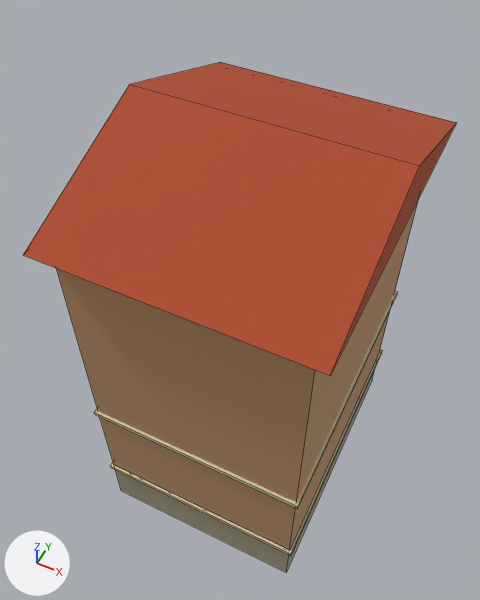
The Blender file assets/environment/city_square/sources/narrow_house.blend as it was, and as the next commit left it.
Rendered twice from a 50 mm lens placed at (5.03, -11.23, 19.86), pointed at (-0.59, 0.01, 5.81). Lighting does not change. The marker at lower left points along +X, +Y and +Z. The older version comes first. Mesh edges are drawn as thin lines.

The older version as bpy lines, for what is in view:
```python
me_stonefoundation = bpy.data.meshes.new('StoneFoundation')
me_stonefoundation.from_pydata(...)  # a box spanning x -3.0..3.0, y -4.0..4.0, z -0.9..0.9
me_stonefoundation.materials.append(mat_city_stone)  # beige #aba387
me_stuccowalls = bpy.data.meshes.new('StuccoWalls')
me_stuccowalls.from_pydata(...)  # a box spanning x -3.0..3.0, y -4.0..4.0, z 0.8..10.2
me_stuccowalls.materials.append(mat_city_plaster)  # brown #c2966e
me_terracottaroof = bpy.data.meshes.new('TerracottaRoof')
me_terracottaroof.from_pydata(...)  # 6 vertices, 5 faces; spans x -3.4..3.4, y -4.4..4.4, z 10.2..11.8
me_terracottaroof.materials.append(mat_city_roof)  # brown #b04a29
# before: 0 (-3.4, 4.4, 10.2) at pixel (220, 62), 1 (3.4, 4.4, 10.2) at pixel (456, 122), 2 (-3.4, -4.4, 10.2) at pixel (23, 255), 3 (3.4, -4.4, 10.2) at pixel (330, 375), 4 (-3.4, 0.0, 11.8) at pixel (129, 84)
# before: 5 (3.4, 0.0, 11.8) at pixel (419, 165)
ob_stonefoundation = bpy.data.objects.new('StoneFoundation', me_stonefoundation)
ob_stonefoundation.location = (0.0, 0.0, 0.0)
ob_stuccowalls = bpy.data.objects.new('StuccoWalls', me_stuccowalls)
ob_stuccowalls.location = (0.0, 0.0, 0.0)
ob_terracottaroof = bpy.data.objects.new('TerracottaRoof', me_terracottaroof)
ob_terracottaroof.location = (0.0, 0.0, 0.0)
# also in view: 'HorizontalTrim.001' at (0.0, 0.0, 3.9); 'HorizontalTrim' at (0.0, 0.0, 0.8)
```
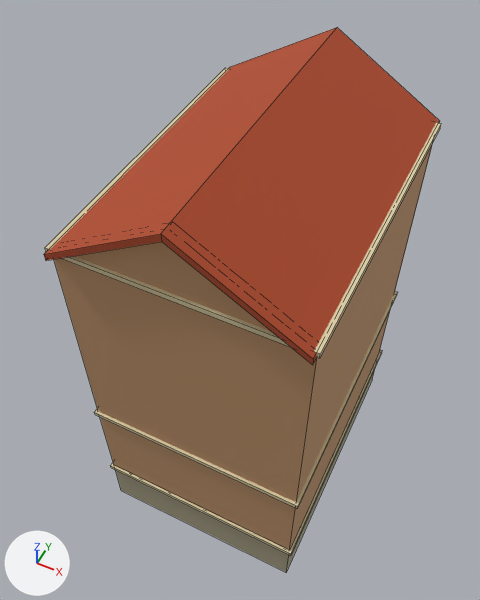
Pixel boxes (x1, y1, x2, y2) of what changed, in the pictures (480 x 600 px):
'TerracottaRoof', reshaped (9% narrower, 7% taller)
    before: (23, 62, 456, 376)
    after: (44, 28, 440, 365)
'RoofGableWall-1', added (brown)
    after: (75, 242, 270, 331)
'HorizontalTrim.002', unchanged, uncovered by the edit
    after: (45, 68, 441, 358)

The change, as a list of edits to the scene's bpy script:
```text
Change me_terracottaroof:
    used by ob_terracottaroof; location = (0.0, 0.0, 0.0)
    verts and faces of me_terracottaroof; kept vertices keep their numbers, new ones are numbered from 6
    remove me_terracottaroof.from_pydata(...)  # 6 vertices, 5 faces; spans x -3.4..3.4, y -4.4..4.4, z 10.2..11.8
    add me_terracottaroof.from_pydata(...)  # 12 vertices, 10 faces; spans x -3.0..3.0, y -4.22..4.22, z 10.06..12.04
    me_terracottaroof part 1
    add delete_vertices([*range(0, 6)])  # with the faces that use them
    add verts[6] = (-3.0, -4.22, 10.24)  # pixel (43, 254)
    add verts[7] = (3.0, -4.22, 10.24)  # pixel (313, 359)
    add verts[8] = (0.0, -4.22, 12.04)  # pixel (160, 233)
    add verts[9] = (-3.0, -4.22, 10.06)  # pixel (45, 260)
    add verts[10] = (3.0, -4.22, 10.06)  # pixel (312, 365)
    add verts[11] = (0.0, -4.22, 11.86)  # pixel (161, 241)
    add for new, old in zip([*range(12, 18)], [*range(6, 12)]): verts[new] = verts[old] + (0.0, 8.44, 0.0)
    add faces += [(6, 8, 14, 12), (7, 13, 14, 8), (9, 15, 17, 11), (10, 11, 17, 16), (6, 9, 11, 8), (12, 14, 17, 15)]
    add faces += [(6, 12, 15, 9), (7, 8, 11, 10), (7, 10, 16, 13), (13, 16, 17, 14)]
Add me_roofgablewall_1:
    me_roofgablewall_1.from_pydata([(-3.0, -4.0, 10.2), (3.0, -4.0, 10.2), (0.0, -4.0, 12.0), (-3.0, -3.82, 10.2), (3.0, -3.82, 10.2), (0.0, -3.82, 12.0)], [], [(0, 1, 2), (5, 4, 3), (0, 3, 4, 1), (1, 4, 5, 2), (2, 5, 3, 0)])
    me_roofgablewall_1.materials.append(mat_city_plaster)  # brown #c2966e
Add ob_roofgablewall_1:
    ob_roofgablewall_1 = bpy.data.objects.new('RoofGableWall-1', me_roofgablewall_1)
    ob_roofgablewall_1.location = (0.0, 0.0, 0.0)
```
